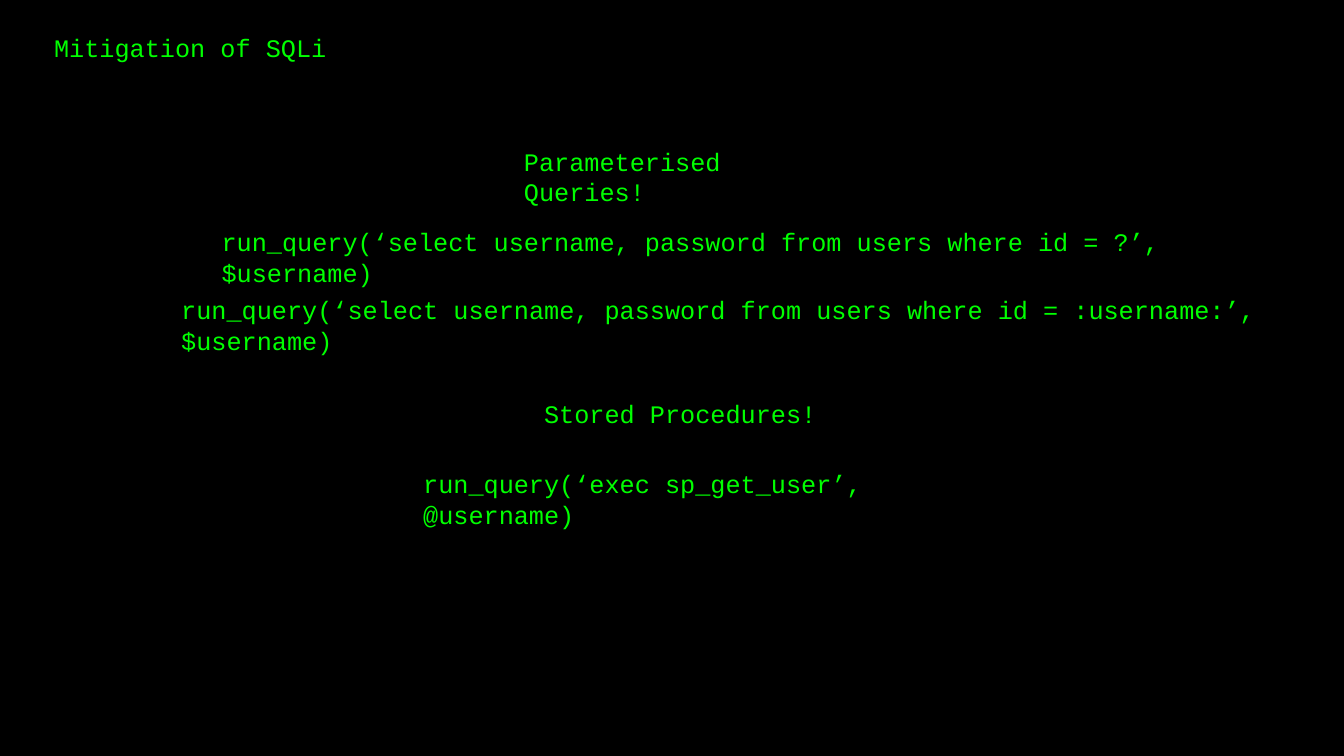
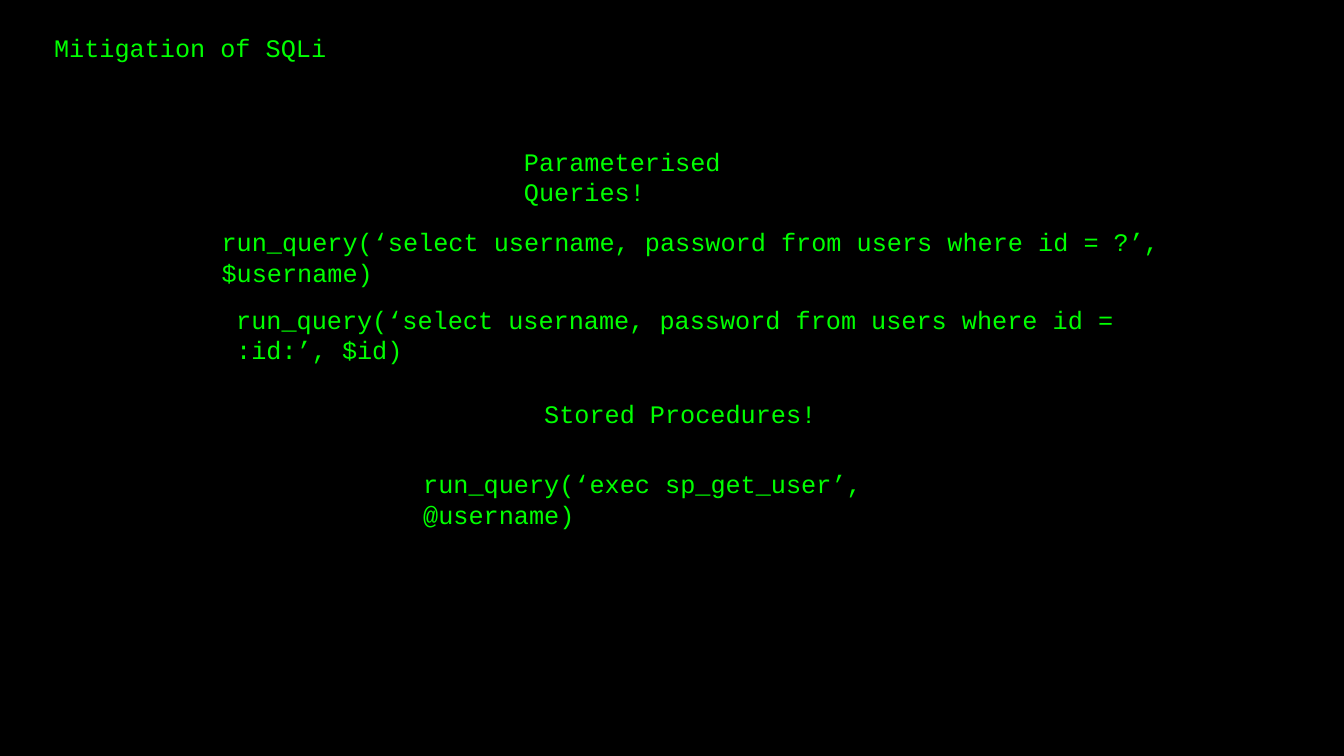
Before and after one commit to vortexau/sectalkscbr-sqli, a slide deck: slide 10 of slides/SQLi-Preso.pptx (slide 8 before the commit). Drawn at 1344x756 pixels with LibreOffice and Linux fonts; fonts in the diff are those of the drawing. Boxes give left, top, right and bottom in pixels: in the first picture for what was removed or moved away, otherwise in the second. Text is boxed around its words. In the diff, an @@ line names an element or a change of style, - is before the commit and + after.

```diff
--- a/slides/SQLi-Preso.pptx
+++ b/slides/SQLi-Preso.pptx
@@ text at [236,310,1083,365]: text changed @@
-run_query(‘select username, password from users where id = :username:’, $username)
+run_query(‘select username, password from users where id = :id:’, $id)
```
Also in this commit, not shown: 5 other slides changed, 5 slides added, 3 slides removed.
